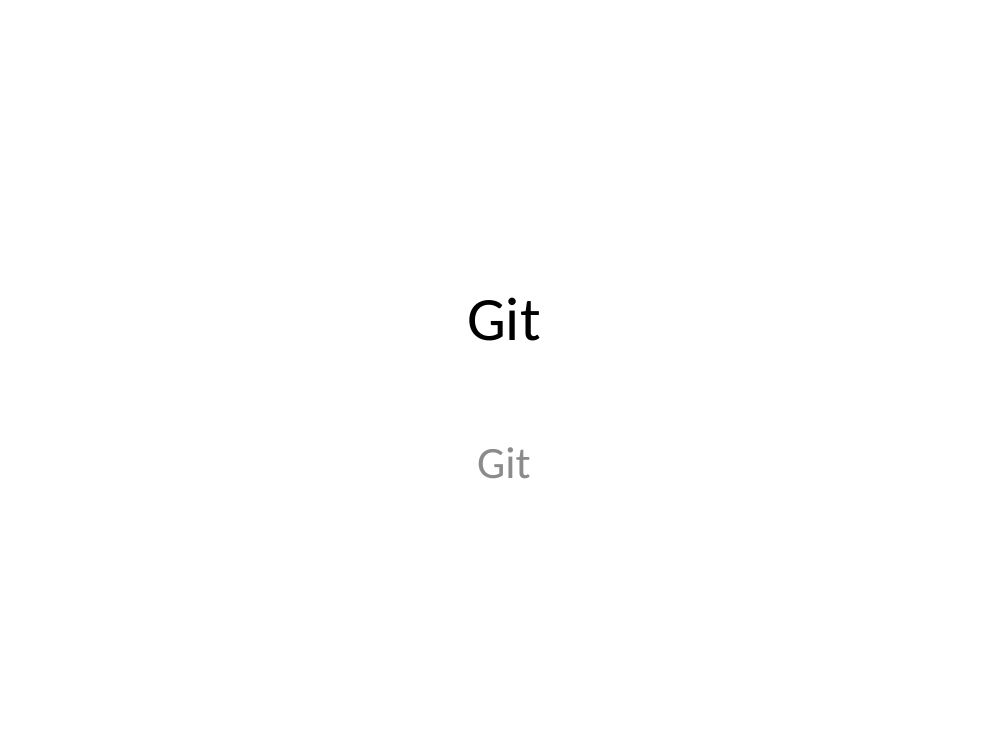
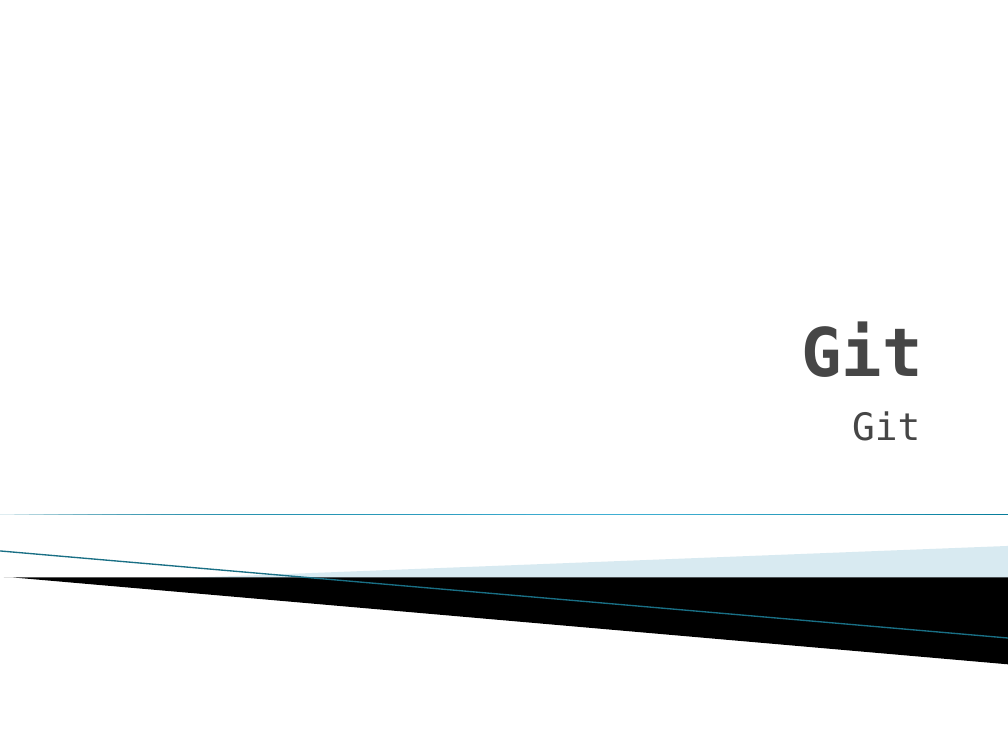
Before and after one commit to texnician/demo, a slide deck: slide 1 of ppt/Git.pptx. Drawn at 1008x756 pixels with LibreOffice and Linux fonts; fonts in the diff are those of the drawing; background and template pictures are left out. Boxes give left, top, right and bottom in pixels: in the first picture for what was removed or moved away, otherwise in the second. Text is boxed around its words. In the diff, an @@ line names an element or a change of style, - is before the commit and + after.

```diff
--- a/ppt/Git.pptx
+++ b/ppt/Git.pptx
@@ title "Git": place and size @@
-title "Git" at (467, 297, 540, 341)
+title "Git" at (801, 321, 922, 377)
@@ title "Git" at (801, 321, 922, 377): size 44 to 48 pt, font Calibri to DejaVu Sans Mono, text colour #000000 to #464646, bold on; alignment centre to right; vertical alignment middle to bottom @@
@@ subtitle "Git": place and size @@
-subtitle "Git" at (477, 447, 530, 478)
+subtitle "Git" at (852, 411, 920, 441)
@@ subtitle "Git" at (852, 411, 920, 441): size 32 to 27 pt, font Calibri to DejaVu Sans Mono, text colour #8C8C8C to #464646; alignment centre to right; less space between paragraphs @@
@@ right triangle added at (0, 514, 1008, 514), fill gradient #007896 to #4CBBDF @@
@@ line added from (0, 551) to (1008, 638), #97C5D8 0.95 pt @@
@@ freeform shape added at (186, 546, 1008, 600), fill #A0CBDC at 40% opacity @@
@@ freeform shape added at (4, 578, 1008, 664), fill #000000 @@
```
Also in this commit, not shown: 4 other slides changed, 2 slides added, 2 slides removed, 1 other file.
